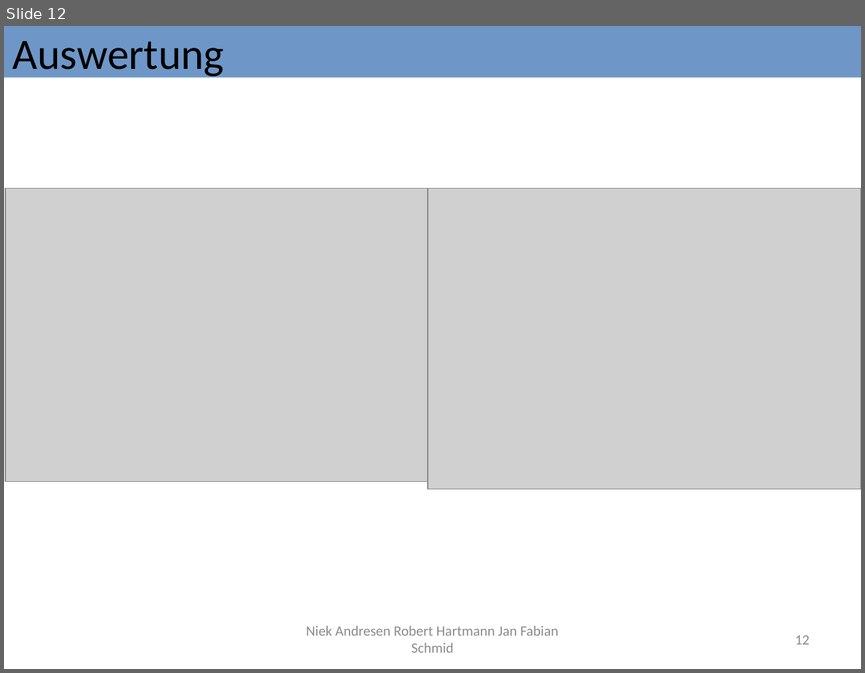
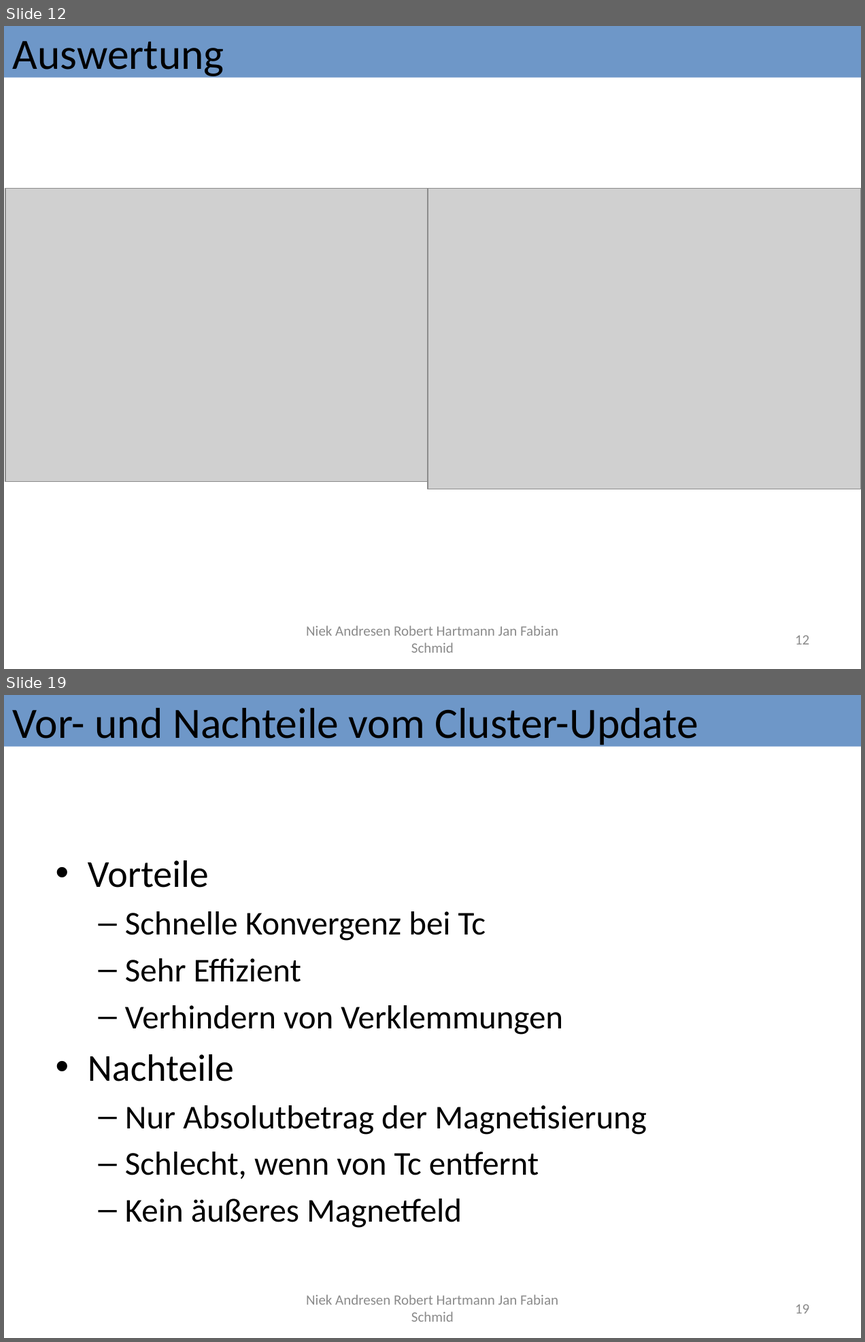
Before and after one commit to Fabse92/ising, a slide deck: Ausarbeitung/IsingModell.pptx. Shown one above the other, each under a label of ours: slide 12 before the commit, slides 12 and 19 after it; the slides between them are not shown. The pictures are 865x673 and 865x1342 pixels, drawn with LibreOffice and Linux fonts; fonts in the diff are those of the drawing; grey boxes stand for pictures. Boxes give left, top, right and bottom in pixels: in the first picture for what was removed or moved away, otherwise in the second. Text is boxed around its words. In the diff, an @@ line names an element or a change of style, - is before the commit and + after.

Commit message:
Cluster Update Präsi fertig

```diff
--- a/Ausarbeitung/IsingModell.pptx
+++ b/Ausarbeitung/IsingModell.pptx
@@ slide 19 added at (x1=4, y1=695, x2=861, y2=1338), background #FFFFFF @@
@@ rectangle added at (x1=4, y1=695, x2=861, y2=747), fill #4F81BD at 82% opacity, 36.3 pt, text #000000 @@
+Vor- und Nachteile vom Cluster-Update
@@ text added at (x1=88, y1=860, x2=647, y2=1227), 28 pt, text #000000 @@
+• Vorteile
+  – Schnelle Konvergenz bei Tc
+  – Sehr Effizient
+  – Verhindern von Verklemmungen
+• Nachteile
+  – Nur Absolutbetrag der Magnetisierung
+  – Schlecht, wenn von Tc entfernt
+  – Kein äußeres Magnetfeld
@@ text added at (x1=306, y1=1294, x2=558, y2=1321), 12 pt, text #8C8C8C @@
+Niek Andresen Robert Hartmann Jan Fabian Schmid
@@ page number added at (x1=795, y1=1304, x2=809, y2=1313), 12 pt, text #8C8C8C @@
+19
```
Also in this commit, not shown: 4 slides changed, 3 other slides added.
